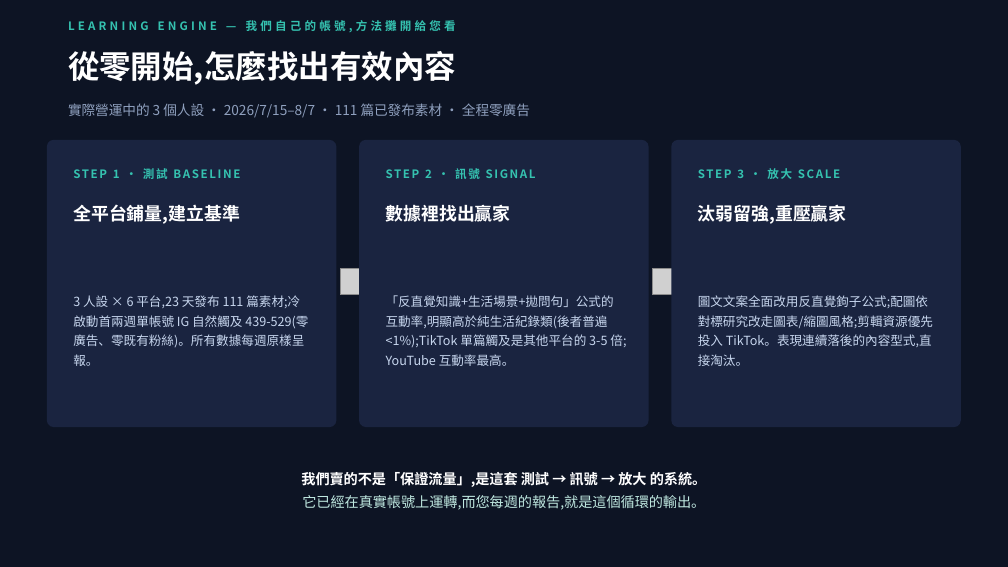
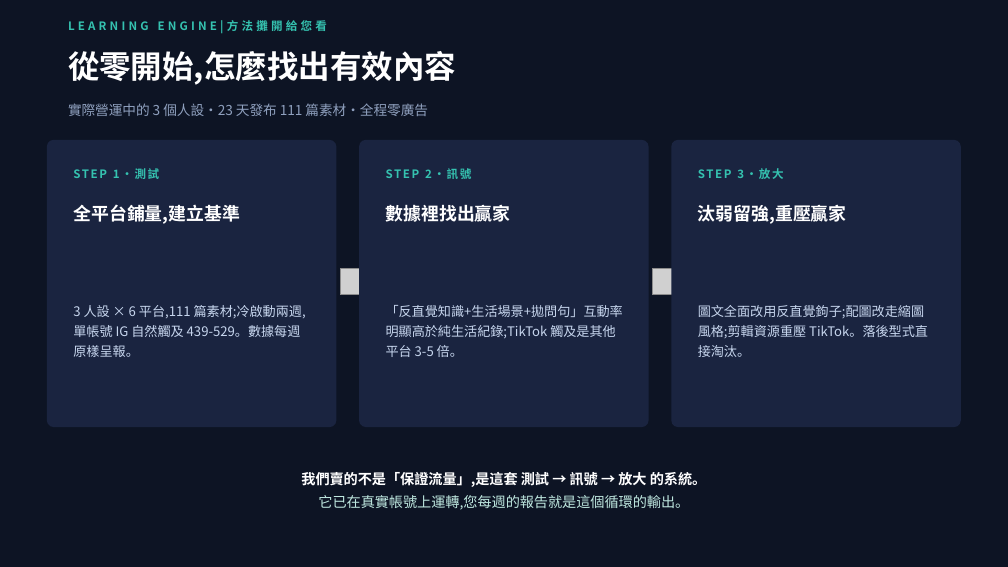
Before and after one commit to pennyhuang-oss/Virtual_KOL_Studio, a slide deck: slide 9 of business/數位人KOL-對外提案簡報.pptx (slide 8 before the commit). Drawn at 1008x567 pixels with LibreOffice and Linux fonts; fonts in the diff are those of the drawing; grey boxes stand for pictures. Boxes give left, top, right and bottom in pixels: in the first picture for what was removed or moved away, otherwise in the second. Text is boxed around its words. In the diff, an @@ line names an element or a change of style, - is before the commit and + after.

```diff
--- a/business/數位人KOL-對外提案簡報.pptx
+++ b/business/數位人KOL-對外提案簡報.pptx
@@ text at [68, 20, 327, 33]: text changed @@
-LEARNING ENGINE — 我們自己的帳號,方法攤開給您看
+LEARNING ENGINE|方法攤開給您看
@@ text at [68, 103, 428, 116]: text changed @@
-實際營運中的 3 個人設 · 2026/7/15–8/7 · 111 篇已發布素材 · 全程零廣告
+實際營運中的 3 個人設・23 天發布 111 篇素材・全程零廣告
@@ text at [73, 168, 160, 179]: text changed @@
-STEP 1 · 測試 BASELINE
+STEP 1・測試
@@ text at [386, 166, 472, 182]: text changed @@
-STEP 2 · 訊號 SIGNAL
+STEP 2・訊號
@@ text at [698, 168, 784, 179]: text changed @@
-STEP 3 · 放大 SCALE
+STEP 3・放大
@@ text at [73, 305, 306, 357]: text changed; size 12 to 12.5 pt @@
-3 人設 × 6 平台,23 天發布 111 篇素材;冷啟動首兩週單帳號 IG 自然觸及 439-529(零廣告、零既有粉絲)。所有數據每週原樣呈報。
+3 人設 × 6 平台,111 篇素材;冷啟動兩週,單帳號 IG 自然觸及 439-529。數據每週原樣呈報。
@@ text at [386, 305, 623, 357]: text changed; size 12 to 12.5 pt @@
-「反直覺知識+生活場景+拋問句」公式的互動率,明顯高於純生活紀錄類(後者普遍 <1%);TikTok 單篇觸及是其他平台的 3-5 倍;YouTube 互動率最高。
+「反直覺知識+生活場景+拋問句」互動率明顯高於純生活紀錄;TikTok 觸及是其他平台 3-5 倍。
@@ text at [698, 305, 928, 357]: text changed; size 12 to 12.5 pt @@
-圖文文案全面改用反直覺鉤子公式;配圖依對標研究改走圖表/縮圖風格;剪輯資源優先投入 TikTok。表現連續落後的內容型式,直接淘汰。
+圖文全面改用反直覺鉤子;配圖改走縮圖風格;剪輯資源重壓 TikTok。落後型式直接淘汰。
@@ text at [318, 495, 689, 510]: text changed @@
-它已經在真實帳號上運轉,而您每週的報告,就是這個循環的輸出。
+它已在真實帳號上運轉,您每週的報告就是這個循環的輸出。
```
Also in this commit, not shown: 14 other slides changed, 1 slide added, 2 other files.
